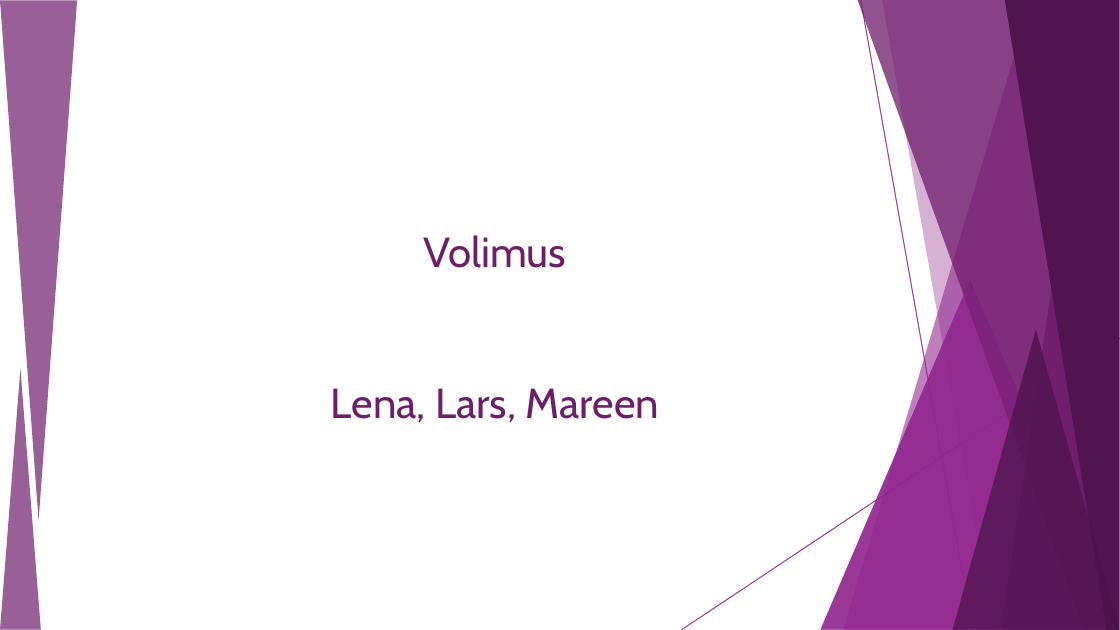
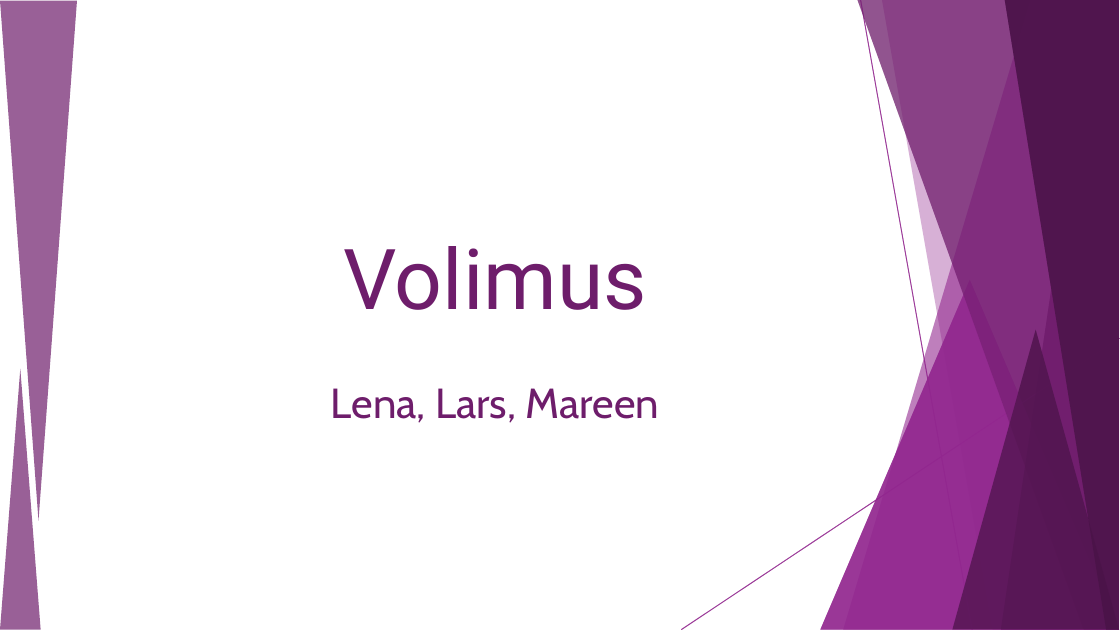
Before and after one commit to DrGengar/Volamus, a slide deck: slide 1 of Volimus_2.ppt. Drawn at 1120x630 pixels with LibreOffice and Linux fonts; fonts in the diff are those of the drawing. Boxes give left, top, right and bottom in pixels: in the first picture for what was removed or moved away, otherwise in the second. Text is boxed around its words. In the diff, an @@ line names an element or a change of style, - is before the commit and + after.

Commit message:
sd

```diff
--- a/Volimus_2.ppt
+++ b/Volimus_2.ppt
@@ outline redrawn in 10 elements at box(843, 0, 1118, 629), box(843, 0, 1118, 629), box(857, 0, 1119, 629), box(857, 0, 1119, 629), box(1001, 0, 1119, 629), box(1001, 0, 1119, 629), box(1004, 0, 1118, 629), box(1004, 0, 1118, 629), box(882, 0, 1118, 629), box(882, 0, 1118, 629) @@
@@ title "Volimus" at box(343, 246, 646, 310): size 36 to 72 pt, font Cabin to Roboto @@
```
Also in this commit, not shown: 10 other slides changed.
